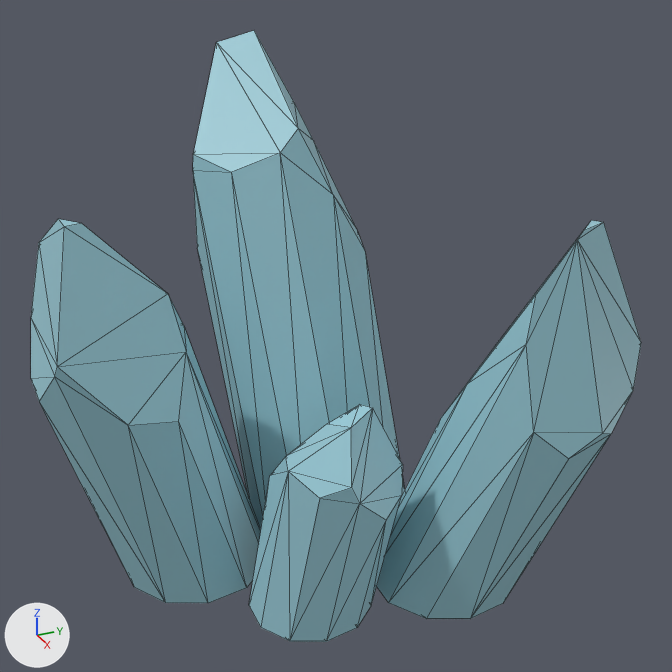
An edit to the glTF model client/public/3d/models/gem.glb, drawn before and after from the same camera.
Both versions are drawn from a 50 mm lens placed at (0.956, -0.398, 0.78), pointed at (0.009, 0.028, 0.307). Every picture has the same lights, and +X, +Y and +Z are marked at lower left. Mesh edges are drawn as thin lines. Vertices at the same position are counted once.
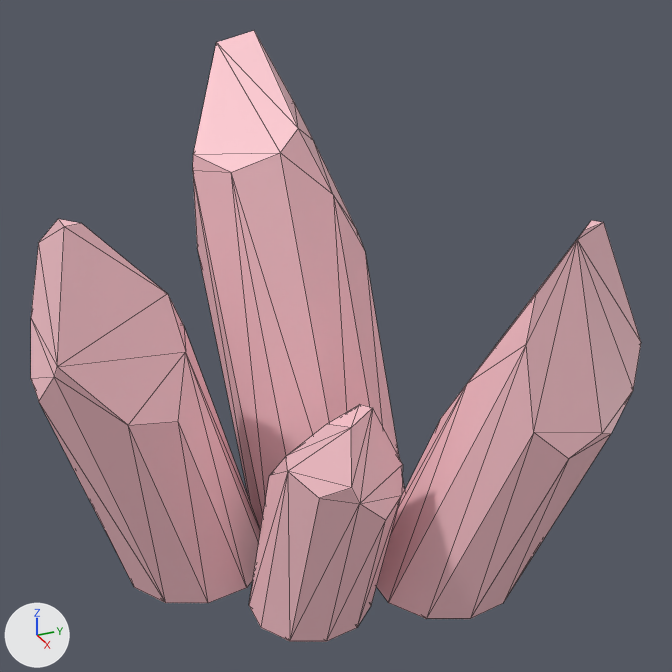
What differs and where, as boxes [x1, y1, x2, y2] in the pictures (672 x 672 px; the box of a moved part takes in the faces that stretch with it):
```json
{"part": 1, "of": "me_cylinder_024", "change": "moved or reshaped", "before": [232, 153, 611, 626], "after": [232, 153, 611, 627]}
{"part": 2, "of": "me_cylinder_024", "change": "recoloured", "before": [31, 31, 641, 642], "after": [31, 31, 641, 642], "on screen": "cyan to pink"}
```

The change, as JSON lines over the scene's bpy script:
```json
{"block": "me_cylinder_024", "where": "me_cylinder_024.from_pydata(...)  # 116 vertices, 216 faces; spans x -0.294..0.275, y -0.326..0.311, z -0.017..0.64"}
{"block": "me_cylinder_024", "where": "# used by ob_cylinder_050; location = (0.0, 0.0, 0.0)"}
{"block": "me_cylinder_024", "change": "me_cylinder_024 part 1"}
{"block": "me_cylinder_024", "change": "30 faces are deleted"}
{"block": "me_cylinder_024", "change": "30 new faces join them"}
{"block": "me_cylinder_024", "change": "me_cylinder_024 part 2: 186 kept faces spanning x -0.294..0.275, y -0.326..0.311, z -0.017..0.64 get new vertex colours"}
```
